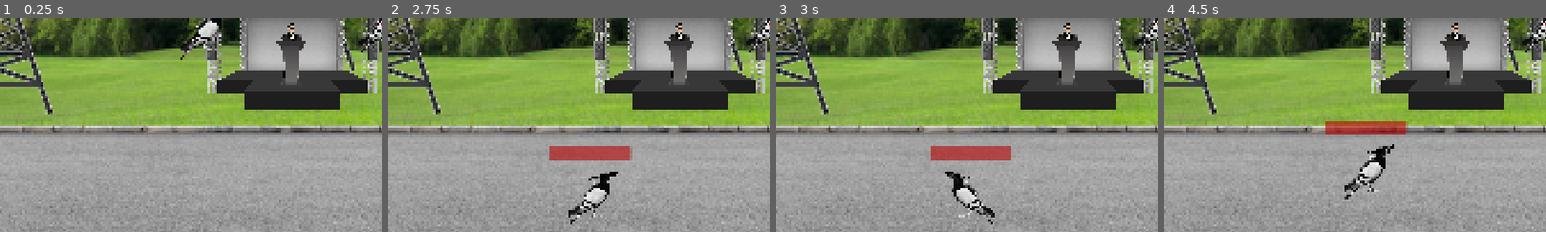
Above: before the commit, frames 1-4 (left to right).
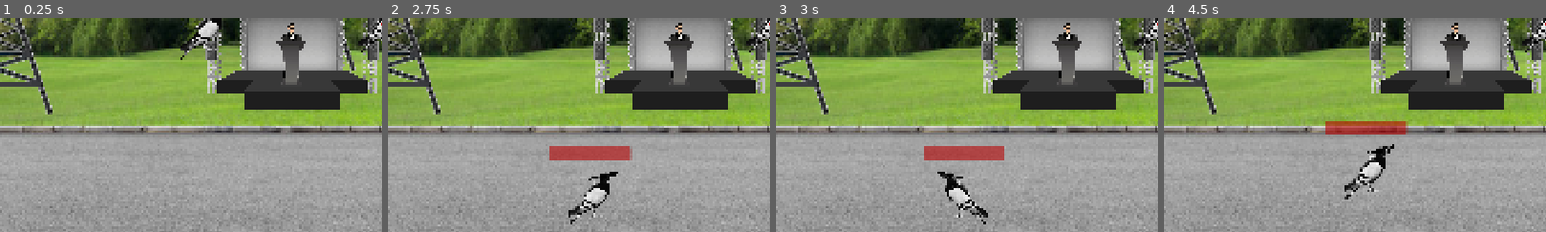
Above: after the commit, the same moments.

Repository: SteakSalkin/uol.gamejam12
Game: Godot game, scene res://level/level.tscn
The game is run twice, just before and just after one commit, with the same random seed, the same clock (stepped at 60 frames per second) and the same inputs.
Inputs:
- Up to frame 1 (0.25 s): no input
- Up to frame 2 (2.75 s): hold D (player1right) 0.53-2.03 s; tap Shift (player1attack) at 0.6 s; tap W (player1up) at 0.77, 1.52 s; tap E (player2attack) at 1.35 s; tap Enter at 2 s; hold A (player1left) from 2.03 s (still down); hold Down (player2down) from 2.03 s (still down)
- Up to frame 3 (3 s): tap Space at 2.75 s; release A (player1left) at 2.78 s; release Down (player2down) at 2.78 s; hold D (player1right) from 2.78 s (still down); tap Left (player2left) at 2.85 s
- Up to frame 4 (4.5 s): tap W (player1up) at 3.02, 3.77 s; tap Enter at 3.5 s; tap Right (player2right) at 3.6 s; tap Space at 4.25 s; release D (player1right) at 4.28 s; hold A (player1left) from 4.28 s (still down); tap Up (player2up) at 4.35 s
The pictures show only the part of the screen within x 12-62%, y 48-98%; the shares and areas given below are measured in that part.

Frames 1-2 are identical in both runs. In frame 3, 1.5% of the frame differs, in the area x 38-62%, y 59-97%; in frame 4, nothing differs.

Commit message:
updated level

Diff:
--- a/level/level.tscn
+++ b/level/level.tscn
@@ -1048,8 +1048,10 @@
 texture = ExtResource("12_rhqlf")
 texture_region_size = Vector2i(626, 375)
 0:0/0 = 0
-0:0/0/physics_layer_0/polygon_0/points = PackedVector2Array(-210.81577, -67.31932, 19.487183, -102.75054, 93.89276, -102.75054, 193.10022, -124.00928, 118.69464, -83.263374, 47.832153, -92.12118, -77.94867, -69.09088)
+0:0/0/physics_layer_0/polygon_0/points = PackedVector2Array(-184.15381, -72.102554, -76.974335, -81.846146, -4.8717804, -95.48717, -102.30767, -64.30769)
 0:0/0/physics_layer_0/polygon_0/one_way = true
+0:0/0/physics_layer_0/polygon_1/points = PackedVector2Array(112.05127, -97.43588, 174.41022, -116.923065, 135.43588, -91.58973, 61.384613, -89.641014)
+0:0/0/physics_layer_0/polygon_1/one_way = true
 
 [sub_resource type="TileSet" id="TileSet_l5lfc"]
 tile_size = Vector2i(626, 375)
--- a/player/player.gd
+++ b/player/player.gd
@@ -1,6 +1,6 @@
 extends CharacterBody2D
 
-const SPEED = 600.0
+const SPEED = 1200.0
 const JUMP_VELOCITY = -600.0
 const MAX_JUMP_VELOCITY = -800
 
--- a/player/player2.gd
+++ b/player/player2.gd
@@ -1,6 +1,6 @@
 extends CharacterBody2D
 
-const SPEED = 600.0
+const SPEED = 1200.0
 const JUMP_VELOCITY = -600.0
 const MAX_JUMP_VELOCITY = -800
 
